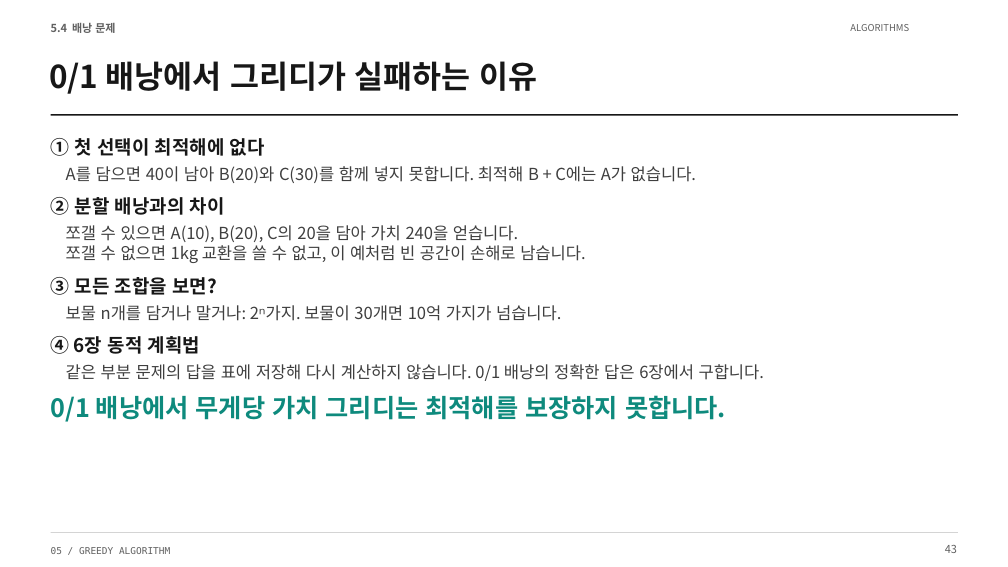
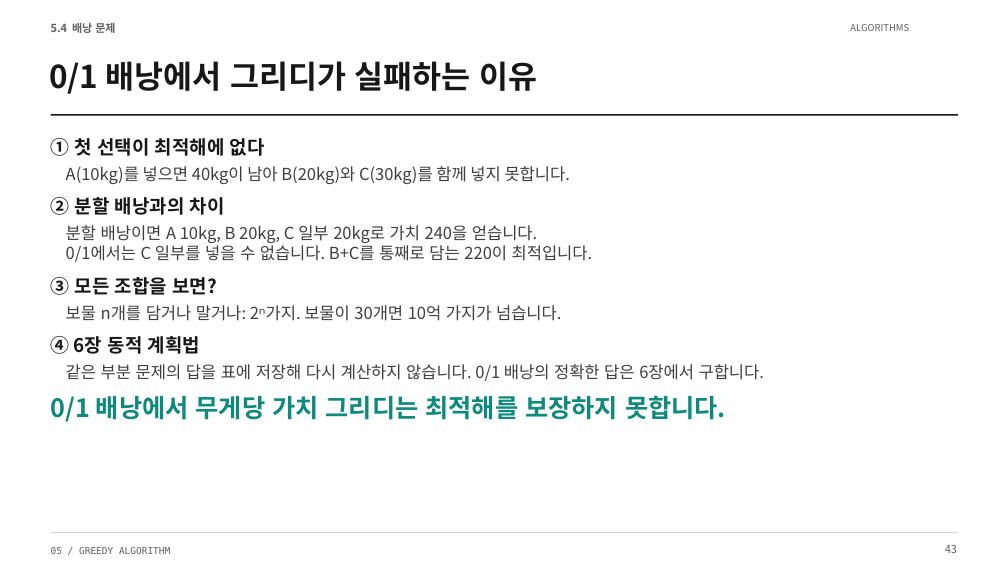
Before and after one commit to Sangdon-Park/Sangdon-Park.github.io, a slide deck: slide 43 of data/알고리즘/5장_그리디_알고리즘.pptx. Drawn at 1008x567 pixels with LibreOffice and Linux fonts; fonts in the diff are those of the drawing. Boxes give left, top, right and bottom in pixels: in the first picture for what was removed or moved away, otherwise in the second. Text is boxed around its words. In the diff, an @@ line names an element or a change of style, - is before the commit and + after.

```diff
--- a/data/알고리즘/5장_그리디_알고리즘.pptx
+++ b/data/알고리즘/5장_그리디_알고리즘.pptx
@@ text at box(66, 166, 570, 184): text changed @@
-A를 담으면 40이 남아 B(20)와 C(30)를 함께 넣지 못합니다. 최적해 B + C에는 A가 없습니다.
+A(10kg)를 넣으면 40kg이 남아 B(20kg)와 C(30kg)를 함께 넣지 못합니다.
@@ text at box(66, 225, 593, 262): text changed @@
-쪼갤 수 있으면 A(10), B(20), C의 20을 담아 가치 240을 얻습니다.
-쪼갤 수 없으면 1kg 교환을 쓸 수 없고, 이 예처럼 빈 공간이 손해로 남습니다.
+분할 배낭이면 A 10kg, B 20kg, C 일부 20kg로 가치 240을 얻습니다.
+0/1에서는 C 일부를 넣을 수 없습니다. B+C를 통째로 담는 220이 최적입니다.
```
Also in this commit, not shown: 3 other slides changed, 4 other files.
